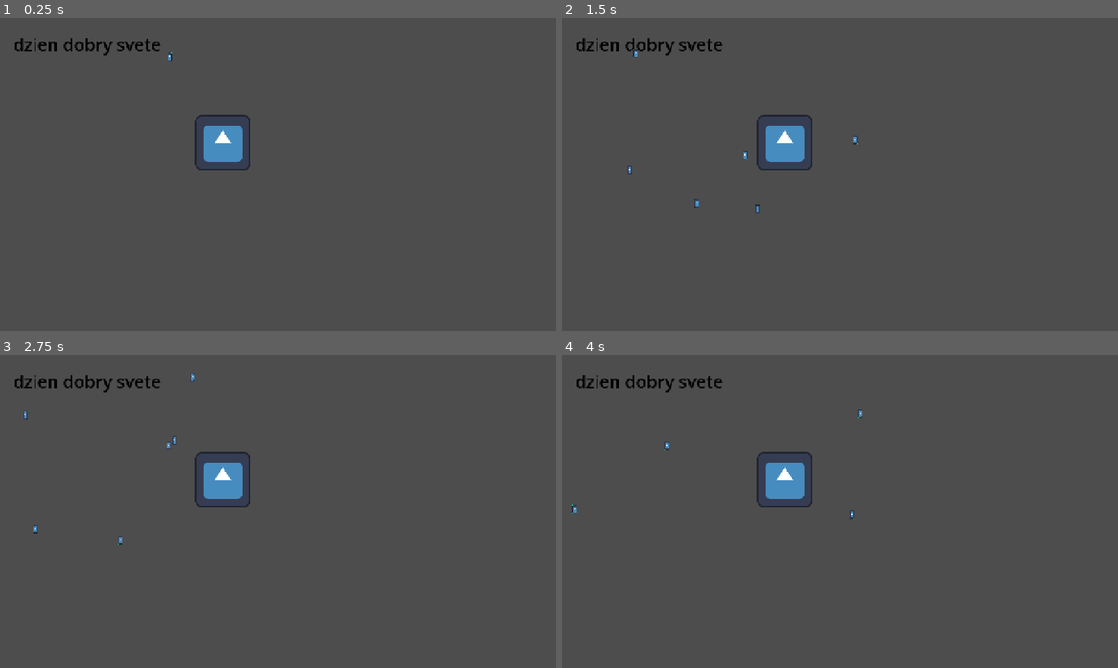
Above: before the commit, frames 1-4 (two rows, left to right).
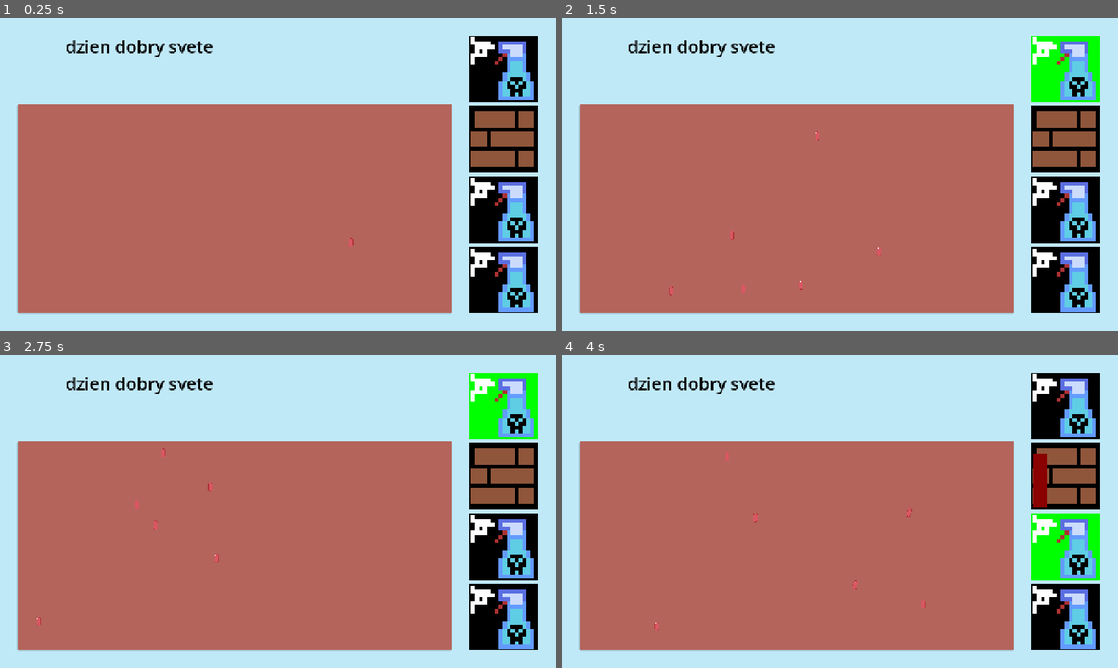
Above: after the commit, the same moments.

Repository: Matuush/gmtk2026
Game: Godot game, scene res://scenes/main.tscn
Two runs of this game, one before a commit and one after it. Both use one fixed random seed, a clock stepped at 60 frames per second and the inputs below. The engine's default icon, where the game draws it, is replaced by a stand-in: a white triangle on a blue panel in a dark square.
Inputs (mouse positions are in pixels of both pictures, inside the frame that each line leads up to):
- Up to frame 1 (0.25 s): no input
- Up to frame 2 (1.5 s): click (1067, 68) at 0.52 s; click (1067, 68) at 1.27 s
- Up to frame 3 (2.75 s): click (505, 405) at 2.02 s
- Up to frame 4 (4 s): move the mouse to (962, 495) at 2.77 s; hold 1 (select_item_1) 2.78-3.53 s; click (962, 495) at 2.92 s; tap 2 (select_item_2) at 3.05, 3.6 s; move the mouse to (728, 527) at 3.52 s; click (728, 527) at 3.67 s; tap 3 (select_item_3) at 3.8 s

The runs differ from the first frame. In frame 1, 100% of the frame differs, in the area x 0-100%, y 0-100%; in frame 2, 100%; in frame 3, 100%; in frame 4, 100%.

Commit message:
add basic hud and moved amoebs spawn space

Diff:
--- a/scenes/game/game.gd
+++ b/scenes/game/game.gd
@@ -7,17 +7,25 @@
 static var killers : Array = []
 var window_size : Vector2 = DisplayServer.window_get_size()
 @export var amoeba_scene : PackedScene
-@export var sanitizer_scene : PackedScene
+
+static var selected_item_button : offered_item_button = null
+
+var cursor_on_simulation : bool = false
+
+const killer_count : int = 4
+static var level_killers : Array[killer_enums.names] = [killer_enums.names.sanitizer, killer_enums.names.wall, killer_enums.names.sanitizer, killer_enums.names.sanitizer]
+
+func _ready():
+	$KillerSelectionBox.make_items()
 
 func _process(delta: float) -> void:
-	if Input.is_action_just_pressed("tower_place"):
-		var new_tower = sanitizer_scene.instantiate()
-		new_tower.position = get_viewport().get_mouse_position()
-		killers.push_back(new_tower)
-		add_child(new_tower)
-
 	pass
 
+func get_random_spawn_location() -> Vector2:
+	return Vector2(
+		randf_range(0, $SpawnArea.size.x),
+		randf_range(0, $SpawnArea.size.y)
+	)
 
 func _physics_process(delta: float) -> void:
 	my_time += delta
@@ -29,11 +37,27 @@
 	#position.x += 100 * delta
 	pass
 
-
 func _on_spawn_timer_timeout() -> void:
 	if enemies.size() < AMOEBA_LIMIT:
 		var new_amoeba = amoeba_scene.instantiate()
+		new_amoeba.position = get_random_spawn_location()
 
 		enemies.push_back(new_amoeba)
-		#print(new_amoeba.position)
-		add_child(new_amoeba)
+		$SpawnArea.add_child(new_amoeba)
+
+func _on_spawn_area_gui_input(event: InputEvent) -> void:
+	#print("Got gui input")
+	if event.is_action_pressed("tower_place"):
+		if selected_item_button == null:
+			return
+		print("Trying to Make item")
+		if not selected_item_button.item_ready:
+			return
+		print("Making item")
+		selected_item_button.use_item()
+		var killer_scene : PackedScene = killer_enums.scene_dictionary[selected_item_button.button_item]
+		var new_killer = killer_scene.instantiate()
+		new_killer.position = get_viewport().get_mouse_position()
+		killers.push_back(new_killer)
+		add_child(new_killer)
+	pass # Replace with function body.
--- a/scenes/game/game.tscn
+++ b/scenes/game/game.tscn
@@ -1,47 +1,48 @@
 [gd_scene format=3 uid="uid://biyxwrrfhvetw"]
 
 [ext_resource type="Script" uid="uid://cbet5unfc6y0i" path="res://scenes/game/game.gd" id="1_0sr1o"]
-[ext_resource type="Texture2D" uid="uid://bo7jop332xjnt" path="res://assets/icon.svg" id="1_7h61r"]
-[ext_resource type="Script" uid="uid://c7sqwgqvx4y46" path="res://scenes/sprite_2d.gd" id="2_0sr1o"]
-[ext_resource type="PackedScene" uid="uid://256s4bbi2557" path="res://scenes/game/killers/sanitizer.tscn" id="3_lfrn8"]
 [ext_resource type="PackedScene" uid="uid://c3tj650y80uvk" path="res://scenes/game/organisms/amoeba.tscn" id="4_kelw5"]
-
-[sub_resource type="RectangleShape2D" id="RectangleShape2D_oyn23"]
-size = Vector2(175, 463)
+[ext_resource type="PackedScene" uid="uid://cqnqhvs2fuek1" path="res://scenes/game/ui_elements/killer_selection_box.tscn" id="4_lfrn8"]
 
 [node name="Game" type="Node2D" unique_id=683943009]
 script = ExtResource("1_0sr1o")
 amoeba_scene = ExtResource("4_kelw5")
-sanitizer_scene = ExtResource("3_lfrn8")
 
-[node name="ColorRect" type="ColorRect" parent="." unique_id=1391499599]
-visible = false
+[node name="BackGround" type="ColorRect" parent="." unique_id=1391499599]
 offset_right = 1280.0
 offset_bottom = 720.0
 color = Color(0.7532877, 0.91385627, 0.97304934, 1)
 
 [node name="Label" type="Label" parent="." unique_id=1590296513]
-offset_left = 31.0
-offset_top = 33.0
-offset_right = 371.0
-offset_bottom = 116.0
+offset_left = 151.0
+offset_top = 38.0
+offset_right = 491.0
+offset_bottom = 121.0
 theme_override_colors/font_color = Color(0, 0, 0, 1)
 theme_override_font_sizes/font_size = 40
 text = "dzien dobry svete"
-
-[node name="Sprite2D" type="Sprite2D" parent="." unique_id=317603298]
-position = Vector2(513, 287)
-texture = ExtResource("1_7h61r")
-script = ExtResource("2_0sr1o")
 
 [node name="SpawnTimer" type="Timer" parent="." unique_id=1733036146]
 wait_time = 0.2
 autostart = true
 
-[node name="StaticBody2D" type="StaticBody2D" parent="." unique_id=558113497]
+[node name="SpawnArea" type="PanelContainer" parent="." unique_id=1844137094]
+offset_left = 40.0
+offset_top = 200.0
+offset_right = 1040.0
+offset_bottom = 680.0
 
-[node name="CollisionShape2D" type="CollisionShape2D" parent="StaticBody2D" unique_id=677955833]
-position = Vector2(783, 326)
-shape = SubResource("RectangleShape2D_oyn23")
+[node name="ColorRect" type="ColorRect" parent="SpawnArea" unique_id=1517164358]
+layout_mode = 2
+mouse_filter = 2
+color = Color(0.70454127, 0.39328787, 0.35847905, 1)
+
+[node name="KillerSelectionBox" parent="." unique_id=1654676121 instance=ExtResource("4_lfrn8")]
+offset_left = 1080.0
+offset_top = 40.0
+offset_right = 1240.0
+offset_bottom = 680.0
+alignment = 0
 
 [connection signal="timeout" from="SpawnTimer" to="." method="_on_spawn_timer_timeout"]
+[connection signal="gui_input" from="SpawnArea" to="." method="_on_spawn_area_gui_input"]
--- a/scenes/game/killers/sanitizer.gd
+++ b/scenes/game/killers/sanitizer.gd
@@ -1,6 +1,7 @@
 class_name sanitizer extends Area2D
 
-static var sanitizer_size : float = 200.0
+static var sanitizer_size : float = 100.0
+static var cooldown : float = 1.0
 
 func _ready() -> void:
 	$CollisionShape2D.shape.radius = sanitizer_size
--- /dev/null
+++ b/scenes/game/killers/wall.tscn
@@ -0,0 +1,9 @@
+[gd_scene format=3 uid="uid://c2n7nkenmprwu"]
+
+[sub_resource type="RectangleShape2D" id="RectangleShape2D_oyn23"]
+size = Vector2(160, 20)
+
+[node name="Wall" type="StaticBody2D" unique_id=96762326]
+
+[node name="CollisionShape2D" type="CollisionShape2D" parent="." unique_id=1851654979]
+shape = SubResource("RectangleShape2D_oyn23")
--- a/scenes/game/organisms/amoeba.gd
+++ b/scenes/game/organisms/amoeba.gd
@@ -10,9 +10,9 @@
 	pass
 
 func _init() -> void:
-	sprite_texture = preload("res://assets/icon.svg")
-	position.x = randf_range(0, window_size.x)
-	position.y = randf_range(0, window_size.y)
+	sprite_texture = preload("res://assets/game/organisms/bacteria.png")
+	#position.x = randf_range(0, window_size.x)
+	#position.y = randf_range(0, window_size.y)
 
 func _process(_delta: float) -> void:
 	window_size = DisplayServer.window_get_size()
--- a/scenes/game/organisms/amoeba.tscn
+++ b/scenes/game/organisms/amoeba.tscn
@@ -1,6 +1,7 @@
 [gd_scene format=3 uid="uid://c3tj650y80uvk"]
 
 [ext_resource type="Script" uid="uid://ukoobdr4bol4" path="res://scenes/game/organisms/amoeba.gd" id="1_gtxip"]
+[ext_resource type="Texture2D" uid="uid://bbvkb01fmaiib" path="res://assets/game/organisms/bacteria.png" id="2_vdofx"]
 
 [sub_resource type="CapsuleShape2D" id="CapsuleShape2D_oyn23"]
 radius = 5.0
@@ -14,6 +15,7 @@
 shape = SubResource("CapsuleShape2D_oyn23")
 
 [node name="ColorRect" type="ColorRect" parent="." unique_id=1175198685]
+visible = false
 anchors_preset = 8
 anchor_left = 0.5
 anchor_top = 0.5
@@ -28,5 +30,6 @@
 color = Color(0, 1, 0.627451, 0.67058825)
 
 [node name="Sprite2D" type="Sprite2D" parent="." unique_id=304902166]
-position = Vector2(-4.7683716e-07, 2.3841858e-07)
-scale = Vector2(0.078125, 0.15624999)
+position = Vector2(-2.3841858e-07, 2.3841858e-07)
+scale = Vector2(0.62499994, 0.625)
+texture = ExtResource("2_vdofx")
--- /dev/null
+++ b/scenes/game/ui_elements/OfferedItemButton.tscn
@@ -0,0 +1,73 @@
+[gd_scene format=3 uid="uid://c6jl5shbyb3xa"]
+
+[ext_resource type="Texture2D" uid="uid://vb68ve5ckd4l" path="res://assets/game/killers/sanitizer_icon.png" id="2_ad2v4"]
+[ext_resource type="Script" uid="uid://be4bymbw1jbgc" path="res://scenes/game/ui_elements/offered_item_button.gd" id="2_bbbor"]
+
+[node name="OfferedItemButton" type="Control" unique_id=1611408139]
+layout_mode = 3
+anchors_preset = 8
+anchor_left = 0.5
+anchor_top = 0.5
+anchor_right = 0.5
+anchor_bottom = 0.5
+offset_right = 128.0
+offset_bottom = 128.0
+grow_horizontal = 2
+grow_vertical = 2
+size_flags_horizontal = 3
+size_flags_vertical = 3
+script = ExtResource("2_bbbor")
+item_selected_color = Color(0, 1, 0, 1)
+
+[node name="ButtonSelectedTheme" type="ColorRect" parent="." unique_id=537524089]
+layout_mode = 1
+anchors_preset = 15
+anchor_right = 1.0
+anchor_bottom = 1.0
+grow_horizontal = 2
+grow_vertical = 2
+mouse_filter = 2
+color = Color(0, 0, 0, 1)
+
+[node name="Button" type="Button" parent="." unique_id=2029806423]
+layout_mode = 1
+anchors_preset = 15
+anchor_right = 1.0
+anchor_bottom = 1.0
+grow_horizontal = 2
+grow_vertical = 2
+flat = true
+
+[node name="Icon" type="TextureRect" parent="." unique_id=2035736603]
+layout_mode = 1
+anchors_preset = -1
+anchor_right = 1.0
+anchor_bottom = 1.0
+offset_left = 4.0
+offset_top = 4.0
+offset_right = -4.0
+offset_bottom = -4.0
+grow_horizontal = 2
+grow_vertical = 2
+mouse_filter = 2
+texture = ExtResource("2_ad2v4")
+expand_mode = 2
+stretch_mode = 4
+
+[node name="CooldownTimer" type="Timer" parent="." unique_id=611660524]
+one_shot = true
+
+[node name="CooldownBar" type="ColorRect" parent="." unique_id=1669402224]
+layout_mode = 1
+anchors_preset = -1
+anchor_left = 0.219
+anchor_top = 0.969
+anchor_right = 0.406
+anchor_bottom = 1.906
+grow_horizontal = 2
+grow_vertical = 2
+rotation = 3.1415927
+color = Color(0.5411765, 0, 0, 1)
+
+[connection signal="button_down" from="Button" to="." method="_on_button_button_down"]
+[connection signal="timeout" from="CooldownTimer" to="." method="_on_cooldown_timer_timeout"]
--- /dev/null
+++ b/scenes/game/ui_elements/killer_selection_box.gd
@@ -0,0 +1,30 @@
+class_name killer_selection_box extends VBoxContainer
+
+var Boxes : Array[offered_item_button]
+
+func _ready():
+	Boxes = [$OfferedItem1, $OfferedItem2, $OfferedItem3, $OfferedItem4]
+
+func make_items():
+	for i : int in range(game.killer_count):
+		var new_item : killer_enums.names = game.level_killers[i]
+		Boxes[i].set_item(new_item)
+
+
+func select_button(selected_id : int):
+	for item_button in Boxes:
+		if selected_id == item_button.button_id:
+			item_button.select_button()
+			game.selected_item_button = item_button
+		else:
+			item_button.deselect_button()
+
+func _input(event: InputEvent) -> void:
+	if event.is_action_pressed("select_item_1"):
+		select_button(1)
+	if event.is_action_pressed("select_item_2"):
+		select_button(2)
+	if event.is_action_pressed("select_item_3"):
+		select_button(3)
+	if event.is_action_pressed("select_item_4"):
+		select_button(4)
--- /dev/null
+++ b/scenes/game/ui_elements/killer_selection_box.tscn
@@ -0,0 +1,34 @@
+[gd_scene format=3 uid="uid://cqnqhvs2fuek1"]
+
+[ext_resource type="Script" uid="uid://b5yp62djd4obh" path="res://scenes/game/ui_elements/killer_selection_box.gd" id="1_arr8p"]
+[ext_resource type="PackedScene" uid="uid://c6jl5shbyb3xa" path="res://scenes/game/ui_elements/OfferedItemButton.tscn" id="1_jn3au"]
+
+[node name="KillerSelectionBox" type="VBoxContainer" unique_id=1654676121]
+anchors_preset = 15
+anchor_right = 1.0
+anchor_bottom = 1.0
+offset_right = -810.0
+offset_bottom = -4.0
+grow_horizontal = 2
+grow_vertical = 2
+size_flags_horizontal = 3
+size_flags_vertical = 3
+theme_override_constants/separation = 8
+alignment = 1
+script = ExtResource("1_arr8p")
+
+[node name="OfferedItem1" parent="." unique_id=1611408139 instance=ExtResource("1_jn3au")]
+layout_mode = 2
+button_id = 1
+
+[node name="OfferedItem2" parent="." unique_id=456834454 instance=ExtResource("1_jn3au")]
+layout_mode = 2
+button_id = 2
+
+[node name="OfferedItem3" parent="." unique_id=1901204085 instance=ExtResource("1_jn3au")]
+layout_mode = 2
+button_id = 3
+
+[node name="OfferedItem4" parent="." unique_id=956919704 instance=ExtResource("1_jn3au")]
+layout_mode = 2
+button_id = 4
--- /dev/null
+++ b/scenes/game/ui_elements/offered_item_button.gd
@@ -0,0 +1,52 @@
+class_name offered_item_button extends Control
+
+@export var item_selected_color : Color
+@export var item_not_selected_color : Color
+
+@export var button_id : int
+
+var button_item : killer_enums.names
+var item_ready : bool
+
+func _physics_process(delta: float) -> void:
+	if item_ready:
+		return
+	var s : float = $CooldownTimer.time_left / $CooldownTimer.wait_time
+	print("Left: ", $CooldownTimer.time_left, "Total: ", $CooldownTimer.wait_time)
+	print("Current scale: ", s)
+	$CooldownBar.scale.y = s
+
+func set_item(new_item : killer_enums.names):
+	button_item = new_item
+	deselect_button()
+	$CooldownBar.visible = false
+	item_ready = true
+	$Icon.texture = killer_enums.icon_dictionary[new_item]
+	$CooldownTimer.wait_time = killer_enums.cooldown_dictionary[new_item]
+	print("Set timeout to: ", $CooldownTimer.wait_time)
+
+#func switch_theme(new_theme : StyleBox):
+	#$Button.add_theme_stylebox_override("normal", new_theme)
+	#$Button.add_theme_stylebox_override("hover", new_theme)
+	#$Button.add_theme_stylebox_override("pressed", new_theme)
+	#$Button.add_theme_stylebox_override("hover_pressed", new_theme)
+#
+func select_button():
+	$ButtonSelectedTheme.color = item_selected_color
+
+func deselect_button():
+	$ButtonSelectedTheme.color = item_not_selected_color
+
+func use_item():
+	$CooldownTimer.start()
+	item_ready = false
+	$CooldownBar.visible = true
+	$CooldownBar.scale.y = 1.0
+
+func _on_button_button_down() -> void:
+	var box : killer_selection_box = get_parent()
+	box.select_button(button_id)
+
+func _on_cooldown_timer_timeout() -> void:
+	item_ready = true
+	$CooldownBar.visible = false
Not shown, added: scenes/game/ui_elements/killer_selection_box.gd.uid
Not shown, added: scenes/game/ui_elements/offered_item_button.gd.uid
